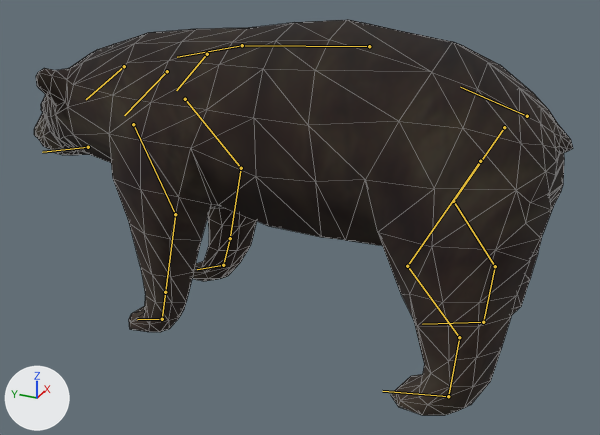
What one commit did to the glTF model gammaproject/assets/bear.gltf.
One viewpoint serves both versions: a camera (50 mm lens) standing at (-2.77, -1.4, 1.92) and looking at (0.02, -0.14, 0.53). Arrows for +X, +Y and +Z are at lower left; the lights stay in place. The picture after the commit comes second. The bones that change, and the others that lie on the model, are drawn over the model as lines. Mesh edges are drawn as thin lines.

Objects in the first picture: 'Bear'.
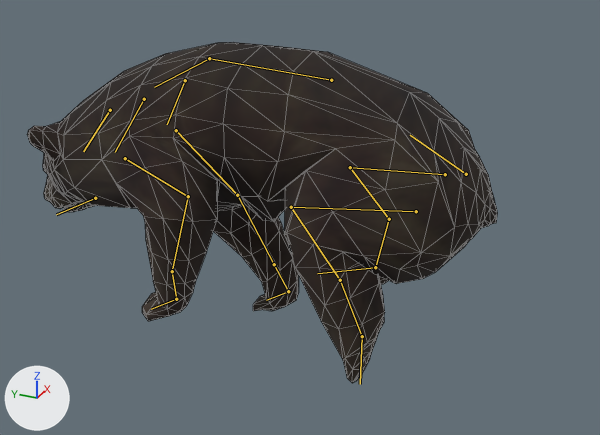
The newer file adds an action. The first version stands in its rest pose; the second is drawn at frame 13 of the action 'Run'.

What differs and where, as boxes [x1, y1, x2, y2] in the pictures (600 x 435 px):
'Bear', posed (13% narrower, 14% shorter): before [34, 20, 573, 415]; after [27, 42, 498, 383]
bone 'Pelvis', root to tip: before (527, 116) to (460, 87); after (466, 174) to (410, 135)
bone 'Spine', root to tip: before (369, 46) to (242, 45); after (331, 80) to (209, 58)
bone 'Spine.001', root to tip: before (242, 45) to (177, 57); after (209, 58) to (154, 87)
bone 'front_thigh.L', root to tip: before (185, 99) to (241, 168); after (176, 130) to (237, 195)
bone 'front_shin.L', root to tip: before (241, 168) to (230, 238); after (237, 195) to (274, 264)
bone 'front_foot.L', root to tip: before (230, 238) to (223, 265); after (274, 264) to (288, 291)
bone 'front_toe.L', root to tip: before (223, 265) to (197, 269); after (288, 291) to (266, 300)
bone 'front_thigh.R', root to tip: before (133, 124) to (175, 214); after (125, 158) to (188, 196)
bone 'front_shin.R', root to tip: before (175, 214) to (165, 292); after (188, 196) to (172, 271)
bone 'front_foot.R', root to tip: before (165, 292) to (162, 319); after (172, 271) to (176, 299)
bone 'thigh.L', root to tip: before (504, 127) to (453, 201); after (445, 174) to (350, 167)
bone 'shin.L', root to tip: before (453, 201) to (495, 266); after (350, 167) to (389, 219)
bone 'foot.L', root to tip: before (495, 266) to (483, 322); after (389, 219) to (375, 267)
bone 'toe.L', root to tip: before (483, 322) to (422, 324); after (375, 267) to (317, 273)
bone 'thigh.R', root to tip: before (480, 161) to (407, 266); after (416, 211) to (291, 207)
bone 'shin.R', root to tip: before (407, 266) to (459, 337); after (291, 207) to (340, 280)
bone 'foot.R', root to tip: before (459, 337) to (448, 396); after (340, 280) to (362, 336)
bone 'toe.R', root to tip: before (448, 396) to (382, 391); after (362, 336) to (360, 384)

The change in detail:
Bone 'Pelvis' (bone_pelvis) moves from (0.0, 0.0, 0.0) to (0.0, 0.105, 0.285).
Bone 'Pelvis' (bone_pelvis) turns from (0, 0, 0) to (-11, 0, 0) degrees about its own x, y and z.
Bone 'Spine' (bone_spine) turns from (0, 0, 0) to (3, 0, 0) degrees about its own x, y and z.
Bone 'Spine.001' (bone_spine_001) turns from (0, 0, 0) to (22, 0, 0) degrees about its own x, y and z.
Bone 'front_thigh.L' (bone_front_thigh_l) turns from (0, 0, 0) to (-2, 0, -7) degrees about its own x, y and z.
Bone 'front_shin.L' (bone_front_shin_l) turns from (0, 0, 0) to (24, -2, 19) degrees about its own x, y and z.
Bone 'front_foot.L' (bone_front_foot_l) turns from (0, 0, 0) to (0, 3, 5) degrees about its own x, y and z.
Bone 'front_toe.L' (bone_front_toe_l) turns from (0, 0, 0) to (24, 4, 6) degrees about its own x, y and z.
Bone 'front_thigh.R' (bone_front_thigh_r) turns from (0, 0, 0) to (21, -15, -30) degrees about its own x, y and z.
Bone 'front_shin.R' (bone_front_shin_r) turns from (0, 0, 0) to (-25, -2, 51) degrees about its own x, y and z.
Bone 'front_foot.R' (bone_front_foot_r) turns from (0, 0, 0) to (17, -1, -7) degrees about its own x, y and z.
Bone 'thigh.L' (bone_thigh_l) turns from (0, 0, 0) to (-42, -5, 9) degrees about its own x, y and z.
Bone 'shin.L' (bone_shin_l) turns from (0, 0, 0) to (42, -14, -7) degrees about its own x, y and z.
Bone 'foot.L' (bone_foot_l) turns from (0, 0, 0) to (-1, -2, -3) degrees about its own x, y and z.
Bone 'toe.L' (bone_toe_l) turns from (0, 0, 0) to (7, 0, -1) degrees about its own x, y and z.
Bone 'thigh.R' (bone_thigh_r) turns from (0, 0, 0) to (-46, -4, -24) degrees about its own x, y and z.
Bone 'shin.R' (bone_shin_r) turns from (0, 0, 0) to (52, -3, 27) degrees about its own x, y and z.
Bone 'foot.R' (bone_foot_r) turns from (0, 0, 0) to (24, 2, 7) degrees about its own x, y and z.
Bone 'toe.R' (bone_toe_r) turns from (0, 0, 0) to (-51, -1, 9) degrees about its own x, y and z.
